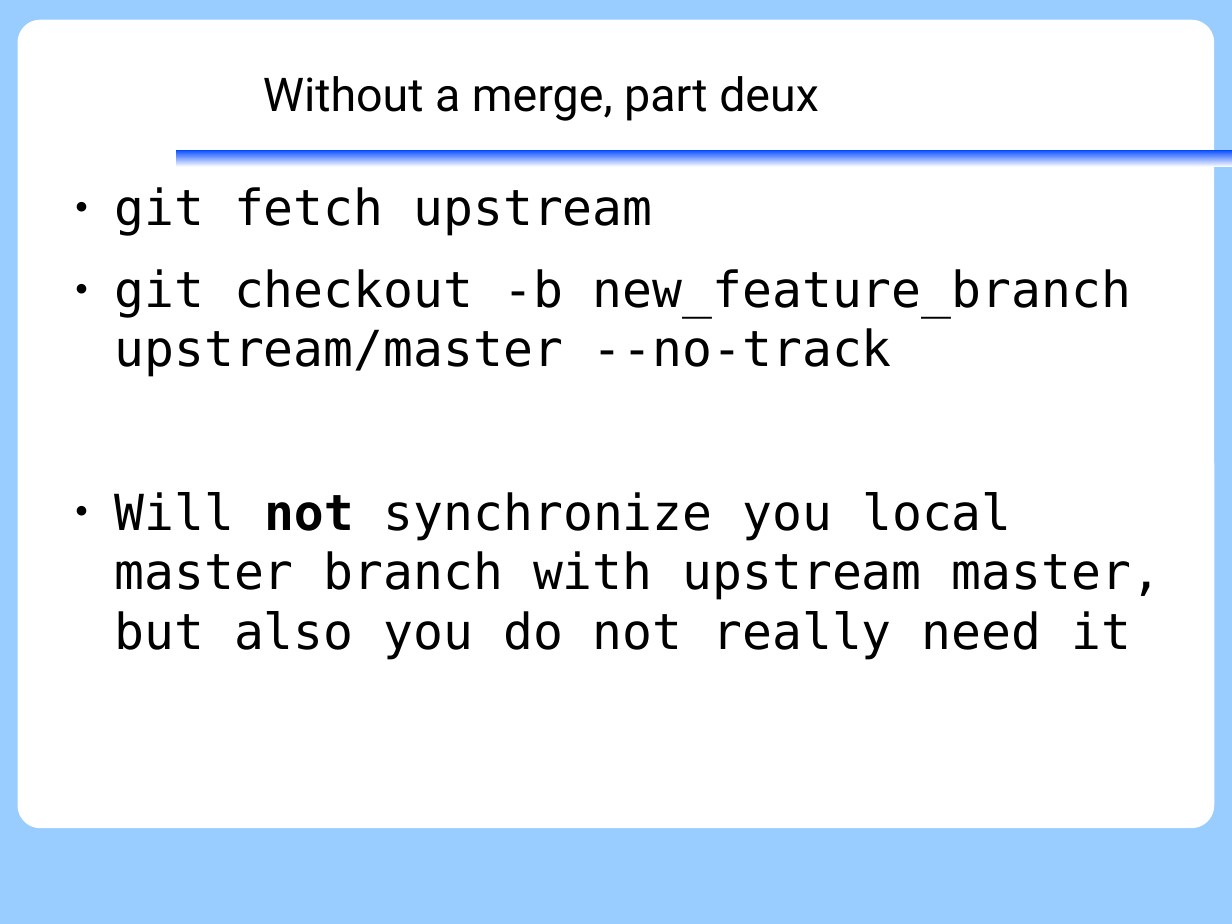
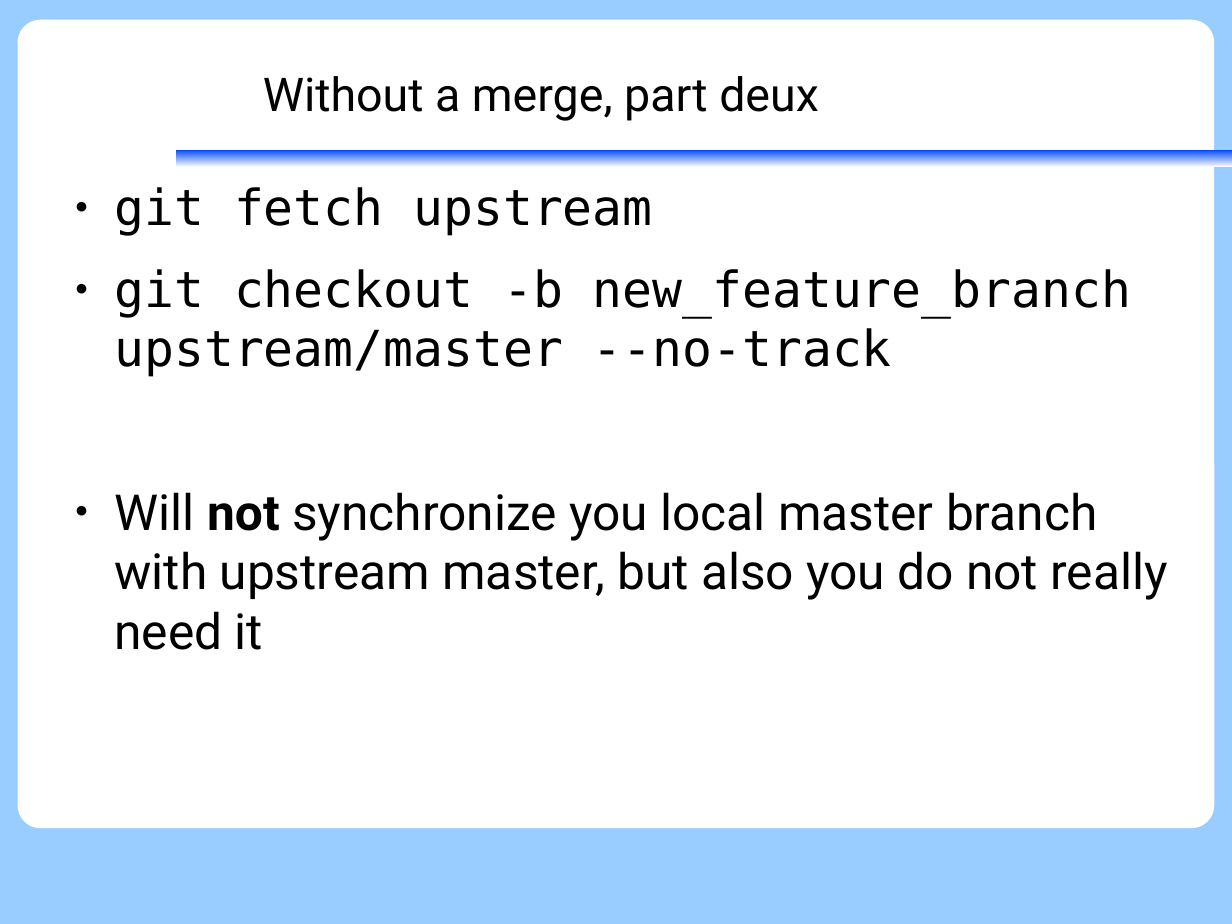
Before and after one commit to KennethNielsen/presentations, a slide deck: slide 25 of gitworkshop/gitworkshop.odp (slide 24 before the commit). Drawn at 1232x924 pixels with LibreOffice and Linux fonts; fonts in the diff are those of the drawing; background and template pictures are left out. Boxes give left, top, right and bottom in pixels: in the first picture for what was removed or moved away, otherwise in the second. Text is boxed around its words. In the diff, an @@ line names an element or a change of style, - is before the commit and + after.

```diff
--- a/gitworkshop/gitworkshop.odp
+++ b/gitworkshop/gitworkshop.odp
@@ text at <box>114,492,1167,650</box>: font DejaVu Sans Mono to Roboto in "Will not synchronize you local master branch ..." @@
```
Also in this commit, not shown: 1 other slide changed, 15 slides added, 2 other files.
